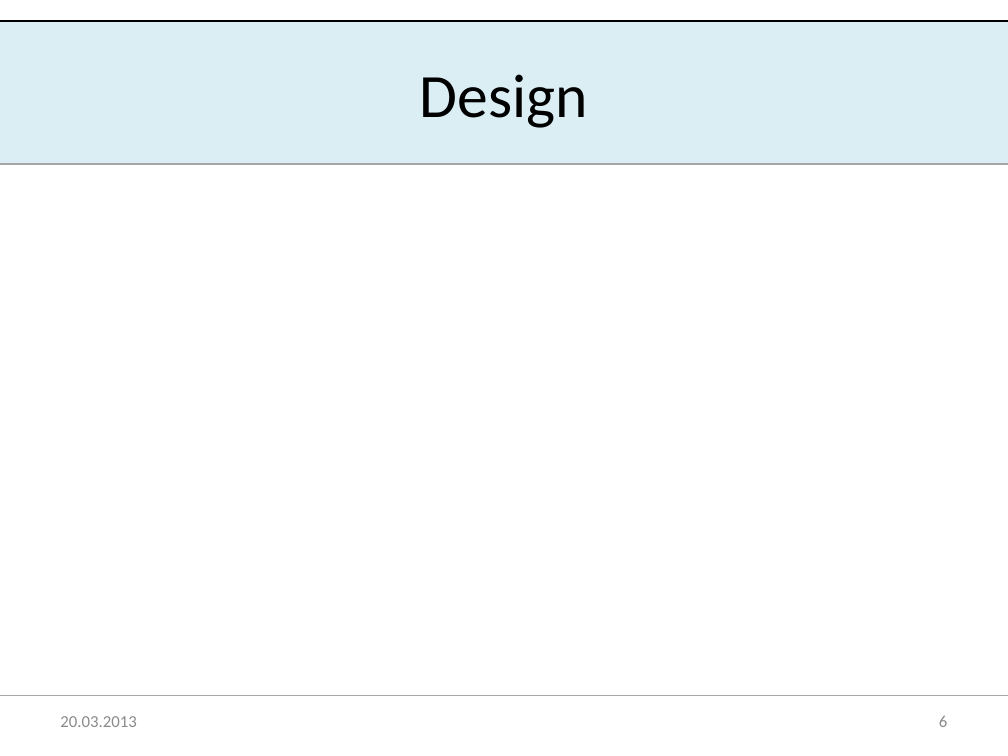
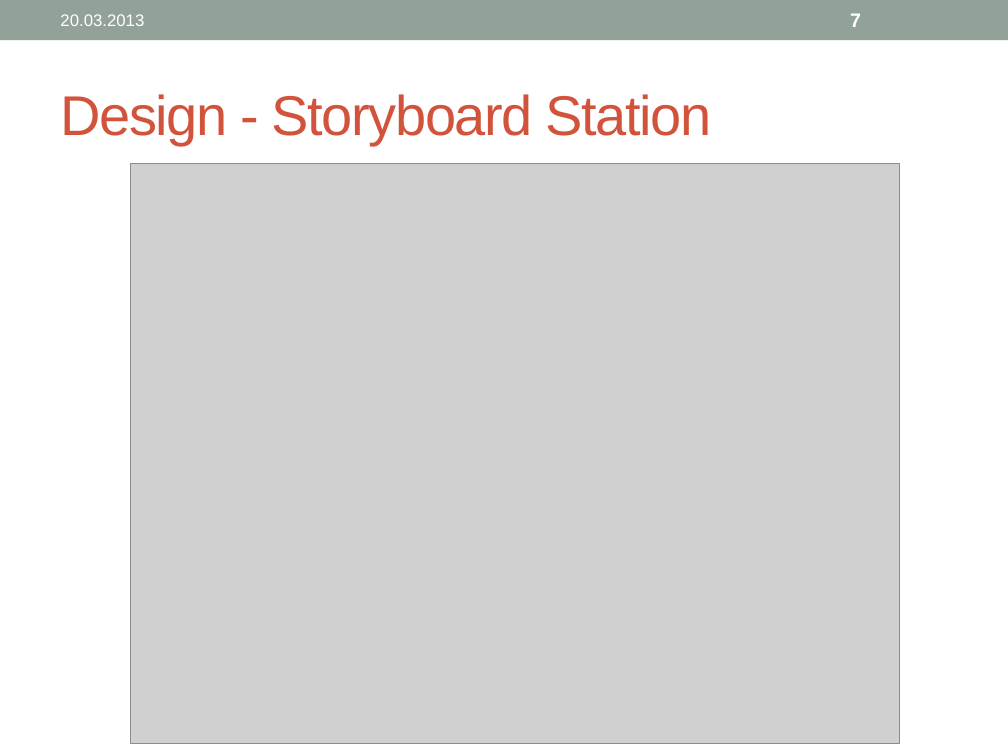
Before and after one commit to boebu/ch.bfh.bti7081.s2013.yellow, a slide deck: slide 7 of ch.bfh.bti7081.s2013.yellow/doc/cs1_task03/task1_3_presentation.pptx (slide 6 before the commit). Drawn at 1008x756 pixels with LibreOffice and Linux fonts; fonts in the diff are those of the drawing; grey boxes stand for pictures. Boxes give left, top, right and bottom in pixels: in the first picture for what was removed or moved away, otherwise in the second. Text is boxed around its words. In the diff, an @@ line names an element or a change of style, - is before the commit and + after.

```diff
--- a/ch.bfh.bti7081.s2013.yellow/doc/cs1_task03/task1_3_presentation.pptx
+++ b/ch.bfh.bti7081.s2013.yellow/doc/cs1_task03/task1_3_presentation.pptx
@@ rectangle: place and size @@
-rectangle at [0,21,1008,164]
+rectangle at [0,0,1008,40]
@@ rectangle at [0,0,1008,40]: fill #DBEEF4 to #93A299 @@
@@ line removed from (0, 21) to (1008, 21) @@
@@ text "20.03.2013": place and size @@
-text "20.03.2013" at [60,716,136,727]
+text "20.03.2013" at [60,14,144,26]
@@ text "20.03.2013" at [60,14,144,26]: font Calibri to Arial, text colour #8C8C8C to #FFFFFF @@
@@ page number added at [850,13,861,27], 14 pt, text #FFFFFF, bold @@
+7
@@ title at [60,94,712,145]: text changed; size 44 to 40 pt; font Calibri to Arial; text colour #000000 to #D2533C @@
-Design
+Design - Storyboard Station
@@ line removed from (0, 163) to (1008, 163) @@
@@ picture added at [131,163,900,743] @@
@@ line removed from (0, 696) to (1008, 696) @@
@@ page number removed at [939,716,947,727] @@
-6
```
Also in this commit, not shown: 6 other slides changed, 6 slides added, 2 slides removed, 1 other file.
